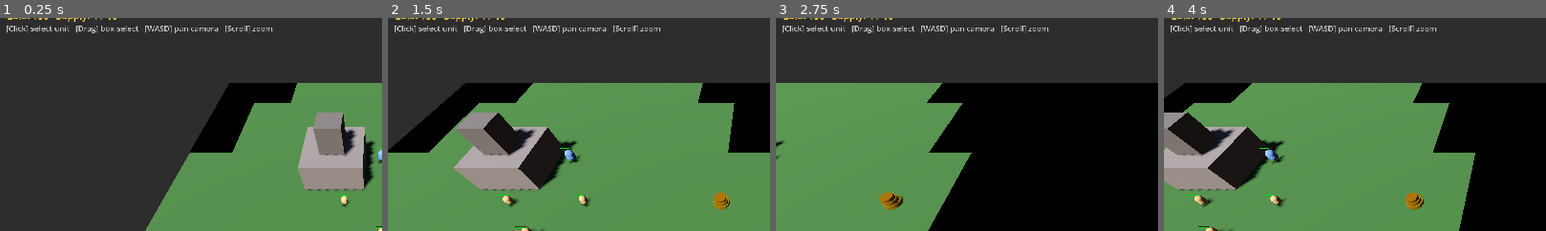
Above: before the commit, frames 1-4 (left to right).
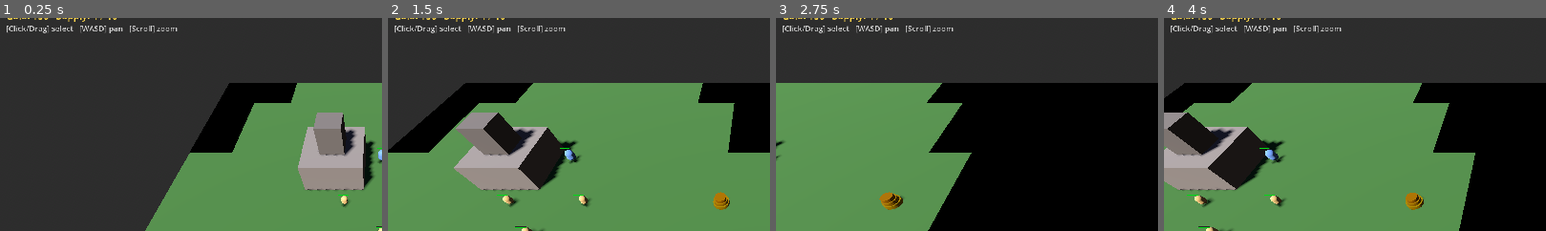
Above: after the commit, the same moments.

Repository: mrlmarketingllc-ops/thrones-of-war-godot
Game: Godot game, scene res://scenes/game.tscn
The game is run twice, just before and just after one commit, with the same random seed, the same clock (stepped at 60 frames per second) and the same inputs.
Inputs (mouse positions are % of the whole screen's width and height, from its top left):
- Up to frame 1 (0.25 s): no input
- Up to frame 2 (1.5 s): tap Enter at 0.5 s; move the mouse to (72, 45) at 0.52 s; hold Right 0.53-1.25 s; tap B at 0.6 s; click (72, 45) at 0.67 s; tap 1 at 0.8 s; drag from (30, 55) to (45, 70) at 1.27 s
- Up to frame 3 (2.75 s): move the mouse to (60, 27) at 2.02 s; hold Right from 2.03 s (still down); tap 2 at 2.1 s; click (60, 27) at 2.17 s; tap 3 at 2.3 s
- Up to frame 4 (4 s): release Right at 2.75 s; drag from (45, 70) to (20, 34) at 2.77 s; move the mouse to (80, 65) at 3.52 s; hold Left from 3.53 s (still down); tap 4 at 3.6 s; click (80, 65) at 3.67 s; tap 5 at 3.8 s
The pictures show only the part of the screen within x 0-50%, y 3-53%; the shares and areas given below are measured in that part.

The runs differ from the first frame. In frame 1, 0.9% of the frame differs, in the area x 6-72%, y 3-8%; in frame 2, 0.9%; in frame 3, 0.9%; in frame 4, 0.9%.

Commit message:
Phase 7: building construction, multi-unit training, enemy AI aggro
- Workers press [B] to open a build menu showing all faction buildings
  numbered 1–N; press the number to enter placement mode, then
  left-click on the ground to place and deduct gold instantly.
- Unit training now supports all slots: keys 1–8 train the
  corresponding unit in the selected building's trains[] list;
  [T] still trains slot 0 for backward compat. Hint bar shows every
  trainable unit with its hotkey and gold cost.
- Enemy units now have aggro AI: every 30 frames each idle enemy
  scans for the nearest player unit within 28 world units and
  attack-moves toward it, giving the enemy faction real threat value.

Co-Authored-By: Claude Sonnet 4.6 <noreply@anthropic.com>

Diff:
--- a/scripts/game.gd
+++ b/scripts/game.gd
@@ -130,6 +130,10 @@
 
 var drag_start := Vector2.ZERO
 var dragging   := false
+
+var _build_menu : bool   = false   # worker build menu open
+var _build_bldg : String = ""      # building type chosen for placement
+var _ai_tick    : int    = 0
 
 # ════════════════════════════════════════════════════════════════════════════
 # Lifecycle
@@ -254,33 +258,58 @@
 	hint_label.text = _get_hint_text()
 
 func _get_hint_text() -> String:
+	# Building placement mode
+	if _build_bldg != "":
+		var bdata : Dictionary = Data.BUILDINGS.get(_build_bldg, {})
+		var bname : String     = bdata.get("name", _build_bldg)
+		var bcost : int        = bdata.get("gold_cost", 0)
+		return "Placing %s (%dg) — [Left-click] confirm   [ESC] cancel" % [bname, bcost]
+
+	# Build menu open (worker selecting what to construct)
+	if _build_menu:
+		var available : Array = _get_buildable_buildings()
+		if available.is_empty():
+			return "No buildings available   [ESC] cancel"
+		var text : String = "BUILD:   "
+		for i in available.size():
+			var bdata : Dictionary = Data.BUILDINGS.get(available[i], {})
+			var bname : String     = bdata.get("name", available[i])
+			var bcost : int        = bdata.get("gold_cost", 0)
+			if i > 0:
+				text += "   "
+			text += "[%d] %s (%dg)" % [i + 1, bname, bcost]
+		return text + "   [ESC] cancel"
+
 	var sel_bldgs := _get_selected_buildings()
 	var sel_units := _get_selected_units()
 
 	if not sel_bldgs.is_empty():
-		var b     := sel_bldgs[0] as Building
-		var bdata : Dictionary = Data.BUILDINGS.get(b.building_id, {})
-		var bname : String     = bdata.get("name", b.building_id)
-		var trains : Array     = bdata.get("trains", [])
-		if b.production_queue.is_empty():
-			if trains.is_empty():
-				return "%s selected — nothing to train" % bname
-			var uid   : String     = trains[0]
-			var udata : Dictionary = Data.UNITS.get(uid, {})
-			var uname : String     = udata.get("name", uid)
+		var b      := sel_bldgs[0] as Building
+		var bdata  : Dictionary = Data.BUILDINGS.get(b.building_id, {})
+		var bname  : String     = bdata.get("name", b.building_id)
+		var trains : Array      = bdata.get("trains", [])
+		if not b.production_queue.is_empty():
+			var pct := int(b.get_progress() * 100.0)
+			return "%s — Training: %d%%   queue: %d" % [bname, pct, b.production_queue.size()]
+		if trains.is_empty():
+			return "%s — nothing to train here" % bname
+		var text : String = bname + ":   "
+		for i in trains.size():
+			var udata : Dictionary = Data.UNITS.get(trains[i], {})
+			var uname : String     = udata.get("name", trains[i])
 			var ucost : int        = udata.get("gold_cost", 0)
-			return "%s selected   [T] Train %s  (%d gold)" % [bname, uname, ucost]
-		else:
-			var pct := int(b.get_progress() * 100.0)
-			return "Training: %d%%   queue: %d / 5" % [pct, b.production_queue.size()]
+			if i > 0:
+				text += "   "
+			text += "[%d] %s (%dg)" % [i + 1, uname, ucost]
+		return text
 
 	if not sel_units.is_empty():
 		var workers := sel_units.filter(func(e): return (e as Unit).unit_type == Unit.UnitType.WORKER)
 		if not workers.is_empty():
-			return "Worker selected   [Right-click gold pile] gather   [Right-click enemy] attack"
-		return "Unit selected   [Right-click] move   [Right-click enemy] attack"
-
-	return "[Click] select unit   [Drag] box-select   [WASD] pan camera   [Scroll] zoom"
+			return "Worker — [B] build   [Right-click gold] gather   [Right-click enemy] attack"
+		return "Unit — [Right-click] move / attack"
+
+	return "[Click/Drag] select   [WASD] pan   [Scroll] zoom"
 
 # ════════════════════════════════════════════════════════════════════════════
 # Spawn helpers
@@ -495,6 +524,10 @@
 	if _fog_tick >= 8:
 		_fog_tick = 0
 		_update_fog()
+	_ai_tick += 1
+	if _ai_tick >= 30:
+		_ai_tick = 0
+		_update_enemy_ai()
 	_update_hud()
 
 func _pan_camera(delta: float) -> void:
@@ -550,7 +583,12 @@
 				drag_start = mb.position
 				dragging   = false
 			else:
-				if dragging:
+				if _build_bldg != "":
+					var world_pos := _raycast_ground(mb.position)
+					if world_pos != Vector3.INF:
+						_place_building(world_pos, _build_bldg)
+					_build_bldg = ""
+				elif dragging:
 					_finish_box_select(mb.position)
 				else:
 					_pick_at(mb.position)
@@ -566,7 +604,7 @@
 	elif event is InputEventMouseMotion:
 		if Input.is_mouse_button_pressed(MOUSE_BUTTON_LEFT):
 			var cur := (event as InputEventMouseMotion).position
-			if not dragging and (cur - drag_start).length() > DRAG_THRESHOLD:
+			if not dragging and (cur - drag_start).length() > DRAG_THRESHOLD and _build_bldg == "":
 				dragging = true
 			if dragging:
 				sel_box.visible = true
@@ -579,8 +617,18 @@
 		match ke.keycode:
 			KEY_ESCAPE:
 				_deselect_all()
+				_build_menu = false
+				_build_bldg = ""
+			KEY_B:
+				_toggle_build_menu()
 			KEY_T:
-				_try_train()
+				_try_train_by_slot(0)
+			KEY_1, KEY_2, KEY_3, KEY_4, KEY_5, KEY_6, KEY_7, KEY_8:
+				var slot : int = ke.keycode - KEY_1
+				if _build_menu:
+					_select_build_slot(slot)
+				else:
+					_try_train_by_slot(slot)
 
 # ════════════════════════════════════════════════════════════════════════════
 # Selection
@@ -659,19 +707,87 @@
 	for i in count:
 		(units[i] as Unit).move_to(world_pos + _formation_offset(i, count))
 
-func _try_train() -> void:
+func _try_train_by_slot(slot: int) -> void:
 	for b_node in _get_selected_buildings():
-		var building   := b_node as Building
-		var bdata      : Dictionary = Data.BUILDINGS.get(building.building_id, {})
-		var trains     : Array      = bdata.get("trains", [])
-		if trains.is_empty():
+		var building : Building   = b_node as Building
+		var bdata    : Dictionary = Data.BUILDINGS.get(building.building_id, {})
+		var trains   : Array      = bdata.get("trains", [])
+		if slot >= trains.size():
 			continue
-		var unit_id    : String     = trains[0]   # train first unit in list; Phase 9 adds UI buttons
-		var udata      : Dictionary = Data.UNITS.get(unit_id, {})
-		var cost       : int        = udata.get("gold_cost", 50)
+		var unit_id  : String     = trains[slot]
+		var udata    : Dictionary = Data.UNITS.get(unit_id, {})
+		var cost     : int        = udata.get("gold_cost", 50)
 		if player_gold >= cost:
 			if building.enqueue(unit_id):
 				player_gold -= cost
+
+func _toggle_build_menu() -> void:
+	var workers := _get_selected_units().filter(func(e): return (e as Unit).unit_type == Unit.UnitType.WORKER)
+	if workers.is_empty():
+		return
+	_build_menu = not _build_menu
+	_build_bldg = ""
+
+func _select_build_slot(slot: int) -> void:
+	var available : Array = _get_buildable_buildings()
+	if slot >= available.size():
+		return
+	_build_bldg = available[slot]
+	_build_menu = false
+
+func _get_buildable_buildings() -> Array:
+	var result : Array = []
+	for bldg_id in Data.BUILDINGS:
+		var bdata : Dictionary = Data.BUILDINGS[bldg_id]
+		if bdata.get("faction", "") != player_faction:
+			continue
+		if int(bdata.get("gold_cost", 0)) == 0:
+			continue
+		result.append(bldg_id)
+	return result
+
+func _place_building(world_pos: Vector3, bldg_id: String) -> void:
+	var bdata : Dictionary = Data.BUILDINGS.get(bldg_id, {})
+	var cost  : int        = bdata.get("gold_cost", 0)
+	if player_gold < cost:
+		return
+	player_gold -= cost
+	var b = BuildingScene.instantiate()
+	b.building_id = bldg_id
+	b.owner_id    = "player1"
+	b.position    = Vector3(world_pos.x, 0.0, world_pos.z)
+	b.production_complete.connect(_on_production_complete)
+	add_child(b)
+	all_buildings.append(b)
+	player_max_supply += (b as Building).supply_provided
+	# Move any selected workers to stand beside the new building
+	var workers := _get_selected_units().filter(func(e): return (e as Unit).unit_type == Unit.UnitType.WORKER)
+	var sp : Vector3 = (b as Building).get_spawn_pos()
+	for w in workers:
+		(w as Unit).move_to(sp)
+
+func _update_enemy_ai() -> void:
+	for u_node in all_units:
+		var enemy := u_node as Unit
+		if enemy.owner_id == "player1":
+			continue
+		# Already chasing or attacking a valid target — leave it
+		if (enemy.state == Unit.UnitState.ATTACK_MOVE or enemy.state == Unit.UnitState.ATTACKING) \
+				and enemy.attack_target != null and is_instance_valid(enemy.attack_target):
+			continue
+		# Scan for nearest player unit within aggro radius
+		var best   : Unit  = null
+		var best_d : float = 28.0
+		for t_node in all_units:
+			var target := t_node as Unit
+			if target.owner_id != "player1":
+				continue
+			var d : float = enemy.global_position.distance_to(target.global_position)
+			if d < best_d:
+				best_d = d
+				best   = target
+		if best != null:
+			enemy.attack(best)
 
 # ════════════════════════════════════════════════════════════════════════════
 # Raycasting helpers
